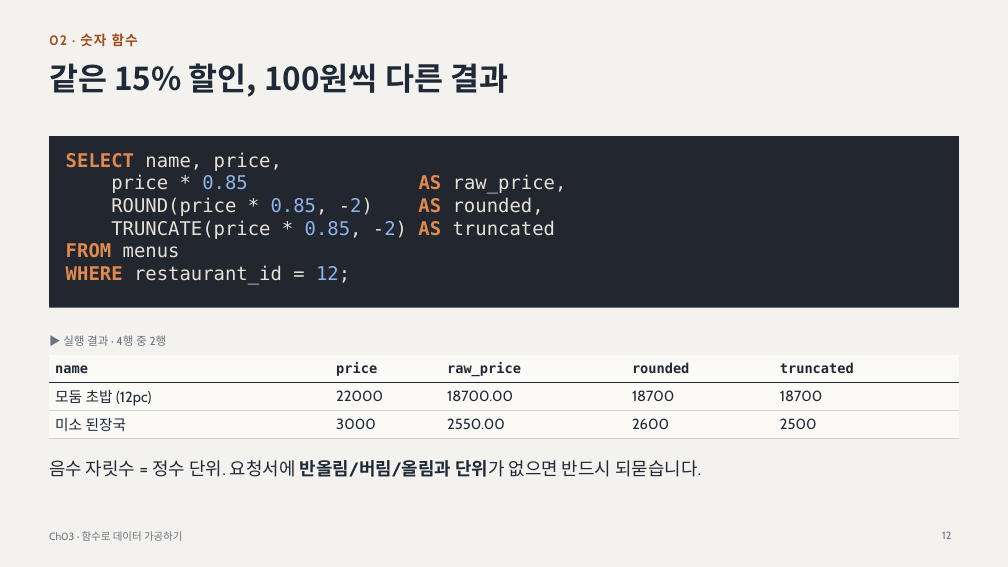
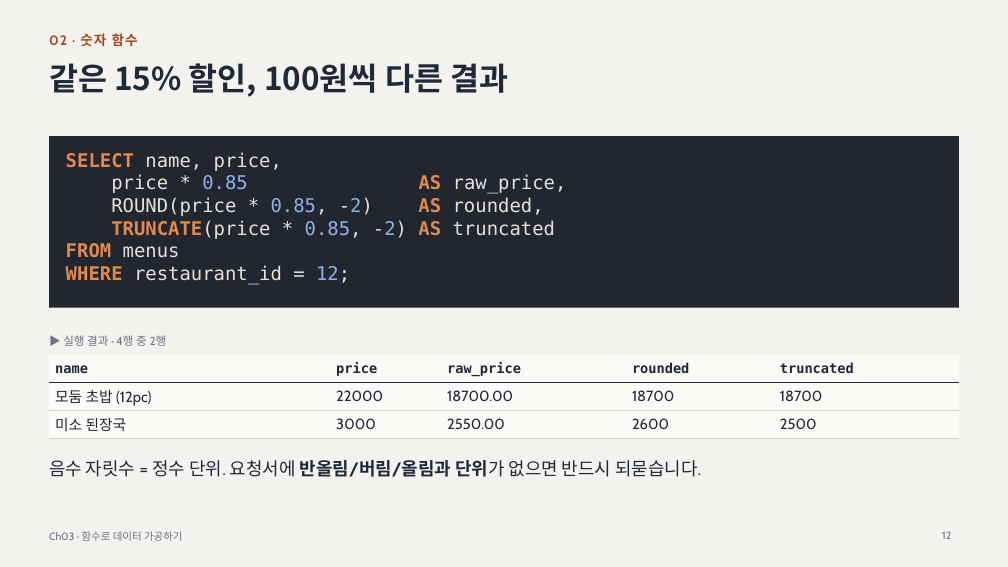
Before and after one commit to 95Jiwon/DBSM-sutdy, a slide deck: slide 12 of chapters/ch03-functions/ch03-slides.pptx. Drawn at 1008x567 pixels with LibreOffice and Linux fonts; fonts in the diff are those of the drawing. Boxes give left, top, right and bottom in pixels: in the first picture for what was removed or moved away, otherwise in the second. Text is boxed around its words. In the diff, an @@ line names an element or a change of style, - is before the commit and + after.

```diff
--- a/chapters/ch03-functions/ch03-slides.pptx
+++ b/chapters/ch03-functions/ch03-slides.pptx
@@ text at box(111, 220, 555, 239): text colour #E5E1D8 to #E08A4F, bold on in "TRUNCATE(price" @@
```
Also in this commit, not shown: 25 other files.
